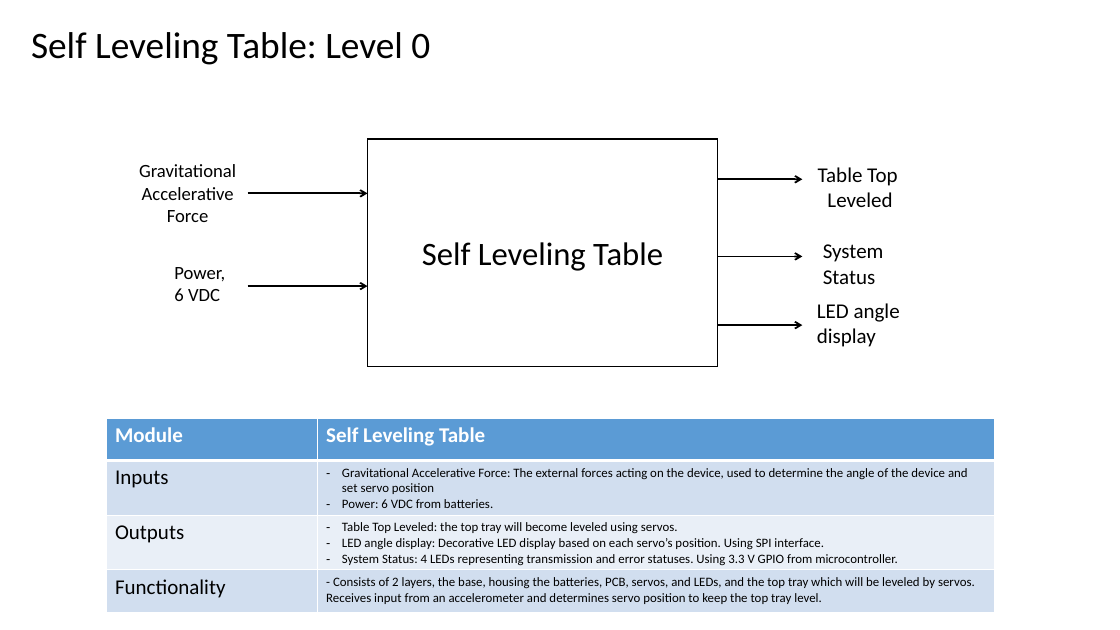
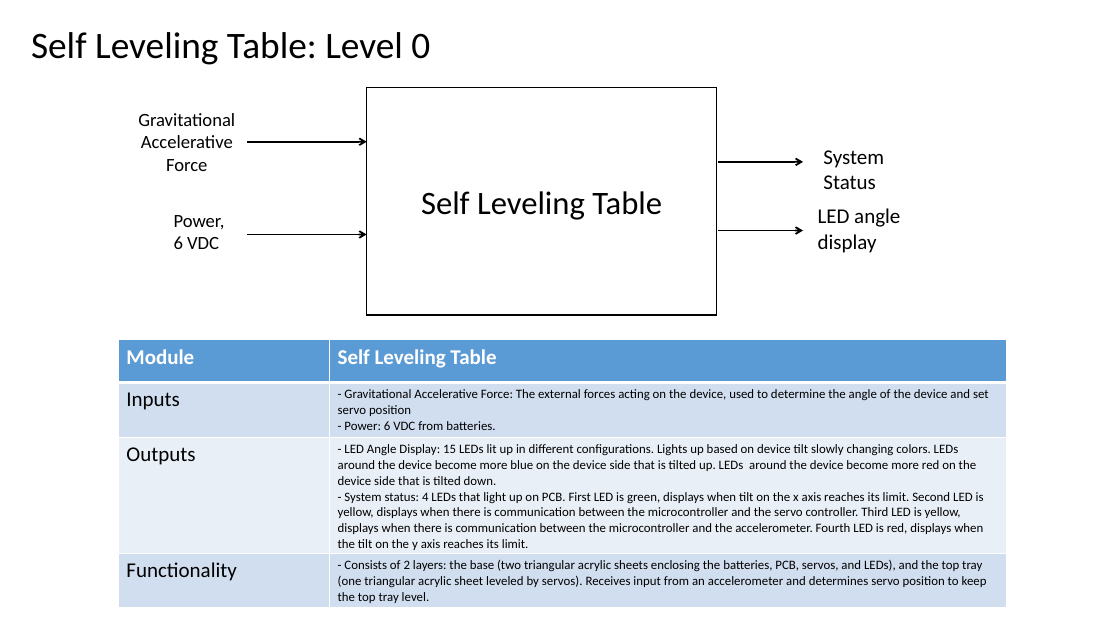
Before and after one commit to hsean/ECE-411-Practicum, a slide deck: slide 2 of Block Diagram/HW5_BlockDiagrams.pptx. Drawn at 1120x630 pixels with LibreOffice and Linux fonts; fonts in the diff are those of the drawing. Boxes give left, top, right and bottom in pixels: in the first picture for what was removed or moved away, otherwise in the second. Text is boxed around its words. In the diff, an @@ line names an element or a change of style, - is before the commit and + after.

```diff
--- a/Block Diagram/HW5_BlockDiagrams.pptx
+++ b/Block Diagram/HW5_BlockDiagrams.pptx
@@ 2 texts, 1 rectangle, 1 arrow: place and size @@
-2 texts, 1 rectangle, 1 arrow at (139, 139, 718, 367)
+2 texts, 1 rectangle, 1 arrow at (138, 87, 717, 315)
@@ arrow removed from (718, 179) to (802, 179) @@
@@ text removed at (818, 167, 897, 207) @@
-Table Top
-Leveled
@@ arrow moved from (248, 287) - (368, 287) to (247, 234) - (366, 234) @@
@@ 2 texts, 2 arrows: place and size @@
-2 texts, 2 arrows at (718, 244, 900, 347)
+2 texts, 2 arrows at (718, 150, 900, 253)
@@ table at (118, 340, 1006, 608) @@
-row 2, column 2: Gravitational Accelerative Force: The external forces acting on the device, used to determine the angle of the device and set servo position / Power: 6 VDC from batteries.
+row 2, column 2: - Gravitational Accelerative Force: The external forces acting on the device, used to determine the angle of the device and set servo position / - Power: 6 VDC from batteries.
-row 3, column 2: Table Top Leveled: the top tray will become leveled using servos. / LED angle display: Decorative LED display based on each servo’s position. Using SPI interface. / System Status: 4 LEDs representing transmission and error statuses. Using 3.3 V GPIO from microcontroller.
+row 3, column 2: - LED Angle Display: 15 LEDs lit up in different configurations. Lights up based on device tilt slowly changing colors. LEDs around the device become more blue on the device side that is tilted up. LEDs around the device become more red on the device side that is tilted down. / - System status: 4 LEDs that light up on PCB. First LED is green, displays when tilt on the x axis reaches its limit. Second LED is yellow, displays when there is communication between the microcontroller and the servo controller. Third LED is yellow, displays when there is communication between the microcontroller and the accelerometer. Fourth LED is red, displays when the tilt on the y axis reaches its limit.
-row 4, column 2: - Consists of 2 layers, the base, housing the batteries, PCB, servos, and LEDs, and the top tray which will be leveled by servos. Receives input from an accelerometer and determines servo position to keep the top tray level.
+row 4, column 2: - Consists of 2 layers: the base (two triangular acrylic sheets enclosing the batteries, PCB, servos, and LEDs), and the top tray (one triangular acrylic sheet leveled by servos). Receives input from an accelerometer and determines servo position to keep the top tray level.
@@ table: place and size @@
-table at (107, 418, 995, 613)
+table at (118, 340, 1006, 608)
```
Also in this commit, not shown: 10 other slides changed, 1 other file.
